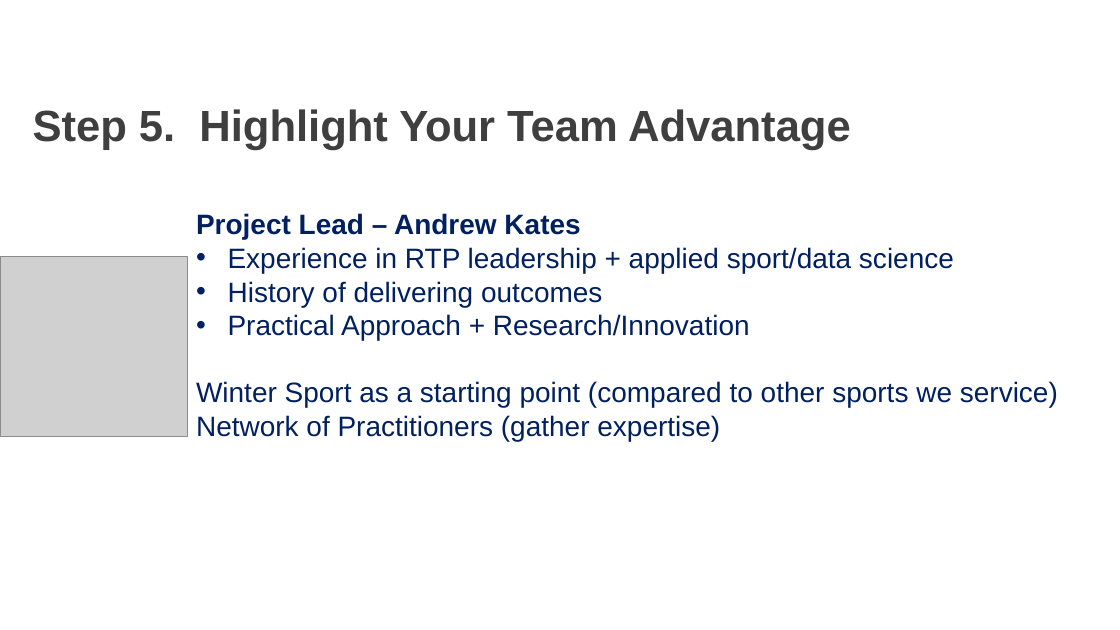
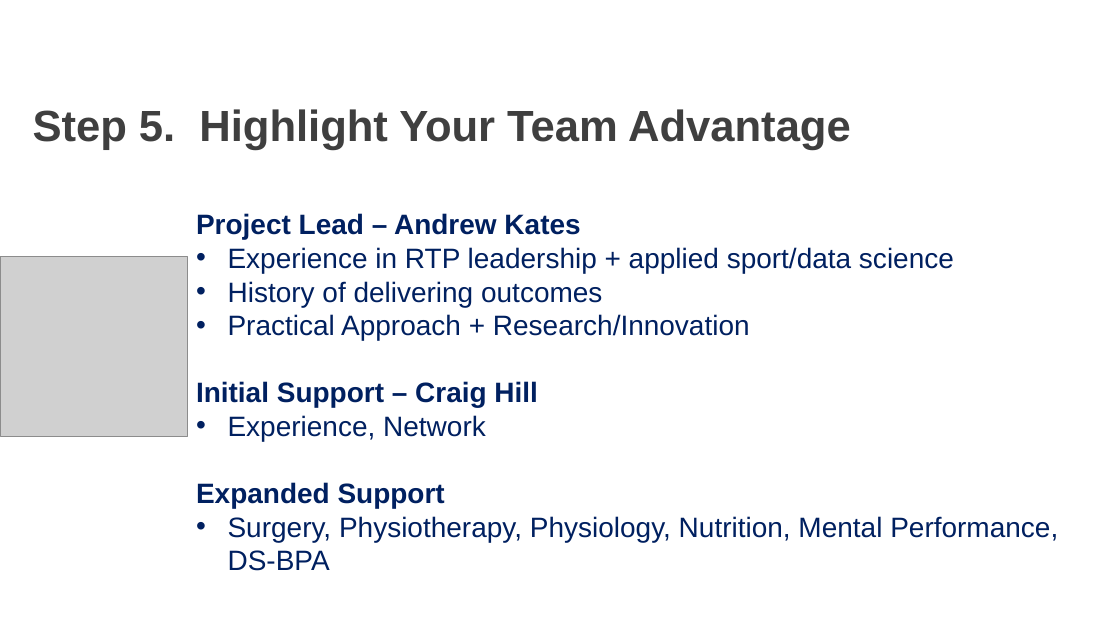
Before and after one commit to AKates717/CSI-Pacific-RTP, a slide deck: slide 6 of RTP Resources/RTP_Project_Pitch.pptx. Drawn at 1120x630 pixels with LibreOffice and Linux fonts; fonts in the diff are those of the drawing; grey boxes stand for pictures; background and template pictures are left out. Boxes give left, top, right and bottom in pixels: in the first picture for what was removed or moved away, otherwise in the second. Text is boxed around its words. In the diff, an @@ line names an element or a change of style, - is before the commit and + after.

```diff
--- a/RTP Resources/RTP_Project_Pitch.pptx
+++ b/RTP Resources/RTP_Project_Pitch.pptx
@@ text at [196,381,1058,571]: text changed @@
-Winter Sport as a starting point (compared to other sports we service)
-Network of Practitioners (gather expertise)
+Initial Support – Craig Hill
+• Experience, Network
+Expanded Support
+• Surgery, Physiotherapy, Physiology, Nutrition, Mental Performance, DS-BPA
```
Also in this commit, not shown: 7 other slides changed, 2 slides added, 1 slide removed, 49 other files.
